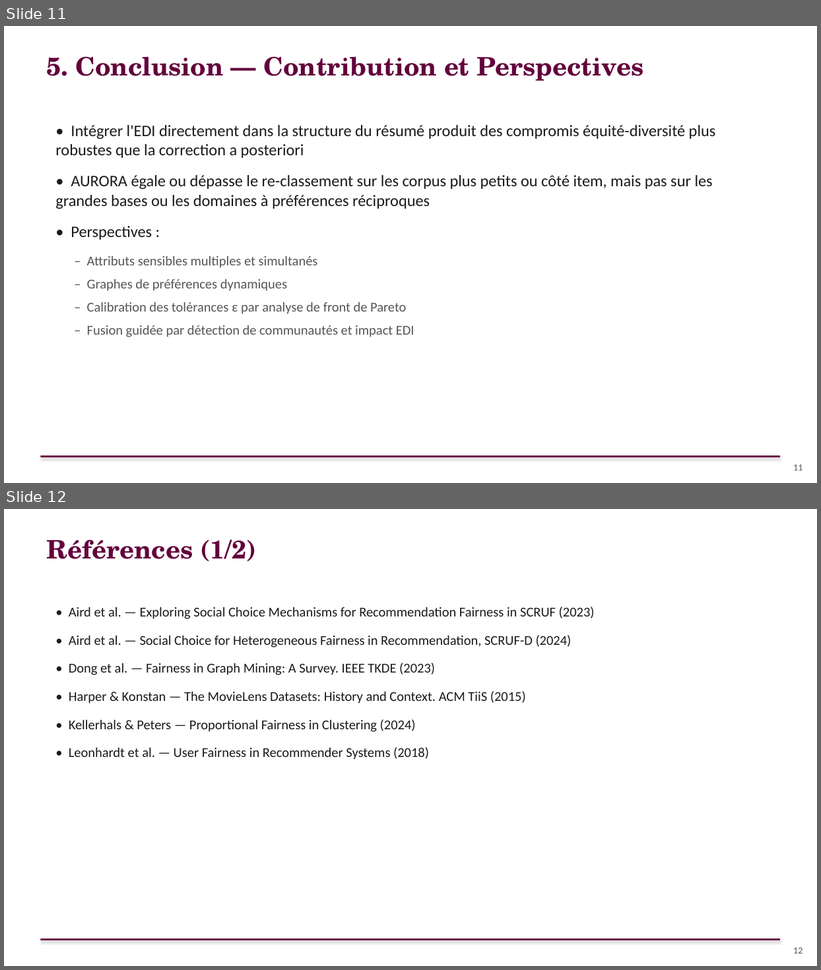
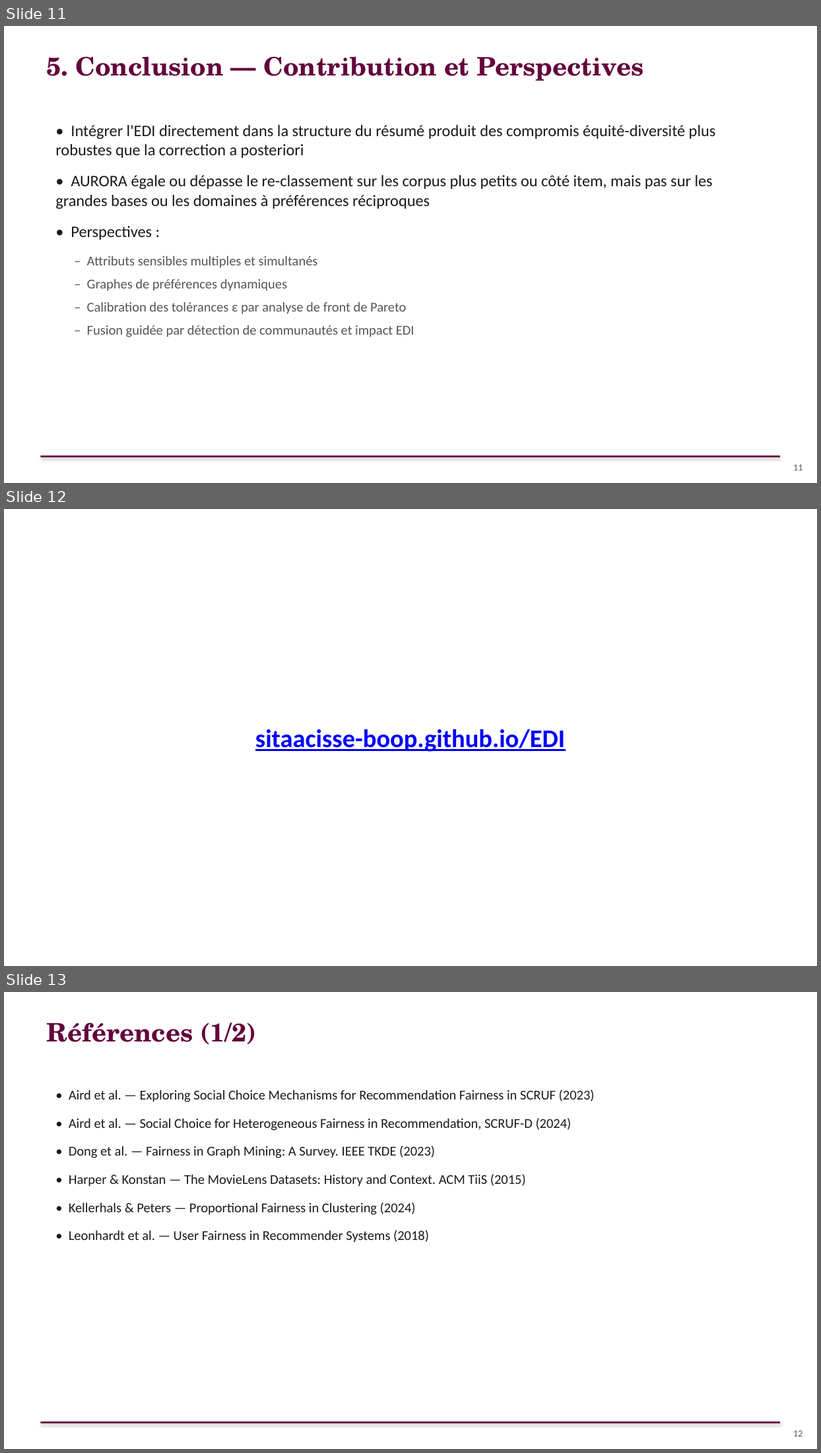
Before and after one commit to sitaacisse-boop/EDI, a slide deck: presentation/AURORA_Soutenance_FR.pptx. Shown one above the other, each under a label of ours: slides 11 and 12 before the commit, slides 11, 12 and 13 after it. The pictures are 821x970 and 821x1453 pixels, drawn with LibreOffice and Linux fonts; fonts in the diff are those of the drawing. Boxes give left, top, right and bottom in pixels: in the first picture for what was removed or moved away, otherwise in the second. Text is boxed around its words. In the diff, an @@ line names an element or a change of style, - is before the commit and + after.

```diff
--- a/presentation/AURORA_Soutenance_FR.pptx
+++ b/presentation/AURORA_Soutenance_FR.pptx
@@ slide 12 added at (4,509,817,966), background #FFFFFF @@
@@ text added at (255,729,565,752), 30 pt, text #0000FF, bold, underline @@
+sitaacisse-boop.github.io/EDI
@@ what was slide 12 is now slide 13 @@
```
Also in this commit, not shown: 1 slide changed.
